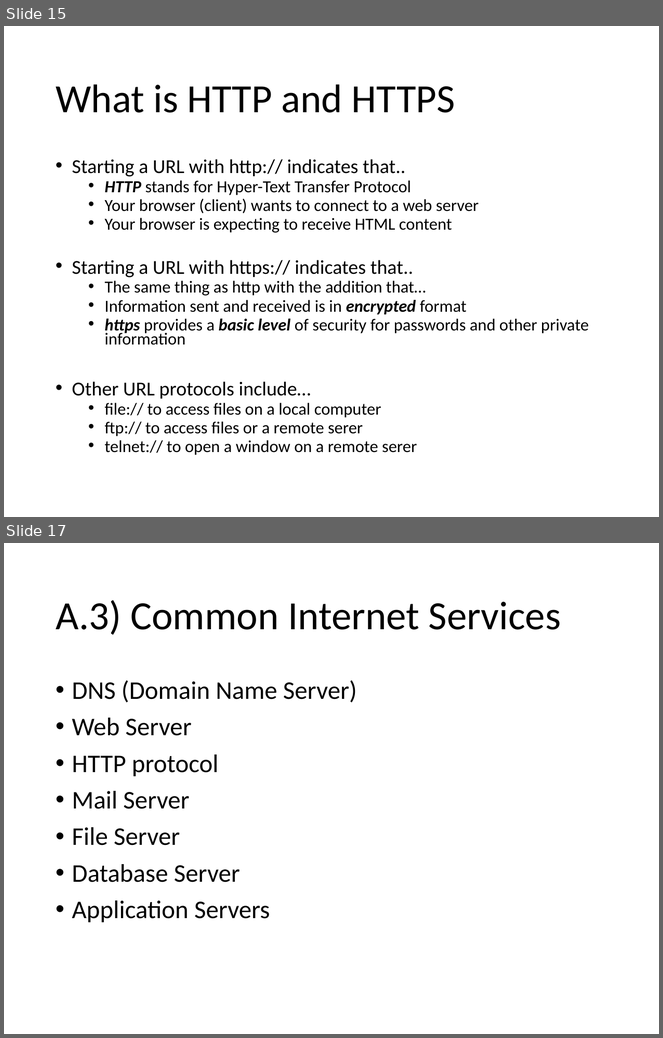
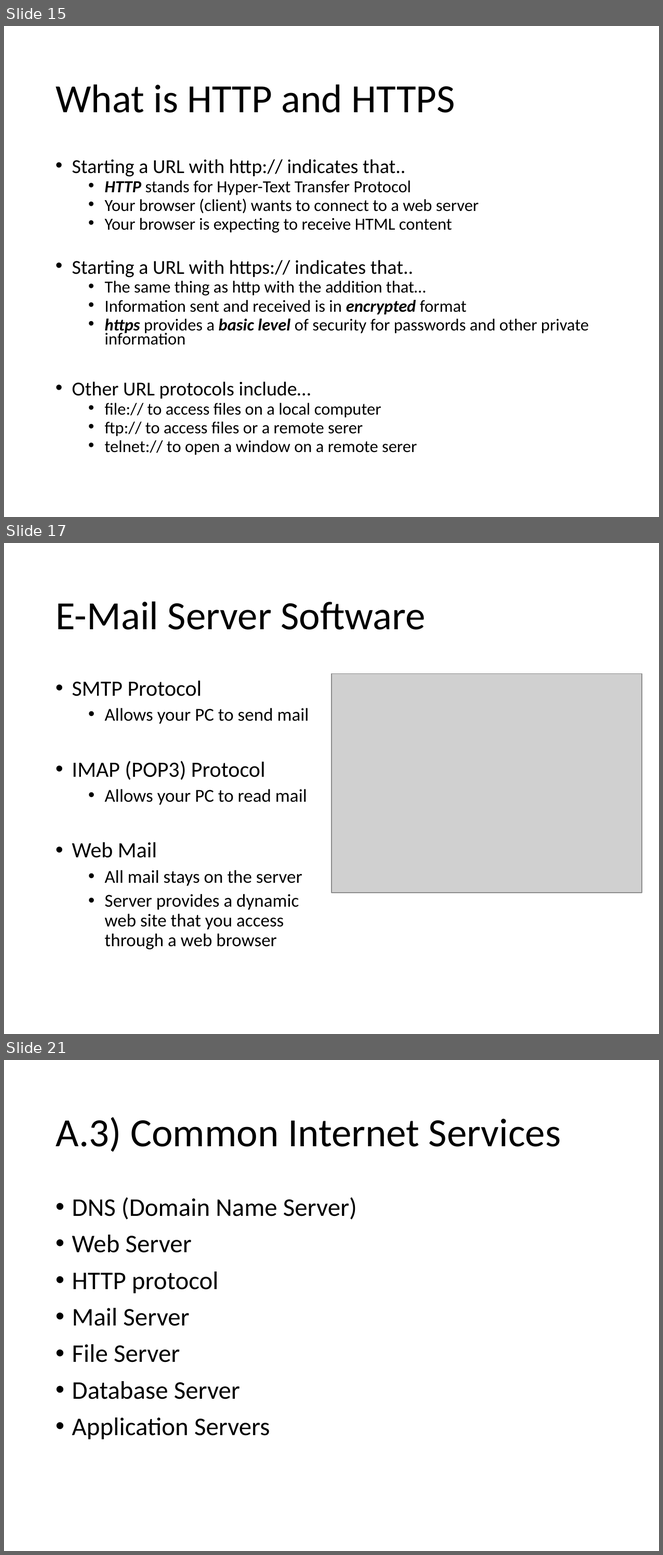
Before and after one commit to Greg5519/ICS3C0, a slide deck: Topic A Computer Systems/A.8 Lesson - World Wide Web.pptx. Shown one above the other, each under a label of ours: slides 15 and 17 before the commit, slides 15, 17 and 21 after it; the slides between them are not shown. The pictures are 663x1038 and 663x1555 pixels, drawn with LibreOffice and Linux fonts; fonts in the diff are those of the drawing; grey boxes stand for pictures. Boxes give left, top, right and bottom in pixels: in the first picture for what was removed or moved away, otherwise in the second. Text is boxed around its words. In the diff, an @@ line names an element or a change of style, - is before the commit and + after.

```diff
--- a/Topic A Computer Systems/A.8 Lesson - World Wide Web.pptx
+++ b/Topic A Computer Systems/A.8 Lesson - World Wide Web.pptx
@@ slide 17 added at <box>4,543,659,1034</box>, background #FFFFFF @@
@@ title added at <box>55,601,425,630</box>, 44 pt, text #000000 @@
+E-Mail Server Software
@@ text added at <box>72,680,309,950</box>, 20 pt, text #000000 @@
+• SMTP Protocol
+  • Allows your PC to send mail
+• IMAP (POP3) Protocol
+  • Allows your PC to read mail
+• Web Mail
+  • All mail stays on the server
+  • Server provides a dynamic
+    web site that you access
+    through a web browser
@@ picture added at <box>332,674,642,893</box> @@
@@ what was slide 17 is now slide 21 @@
```
Also in this commit, not shown: 1 slide changed, 3 other slides added, 2 other files.
